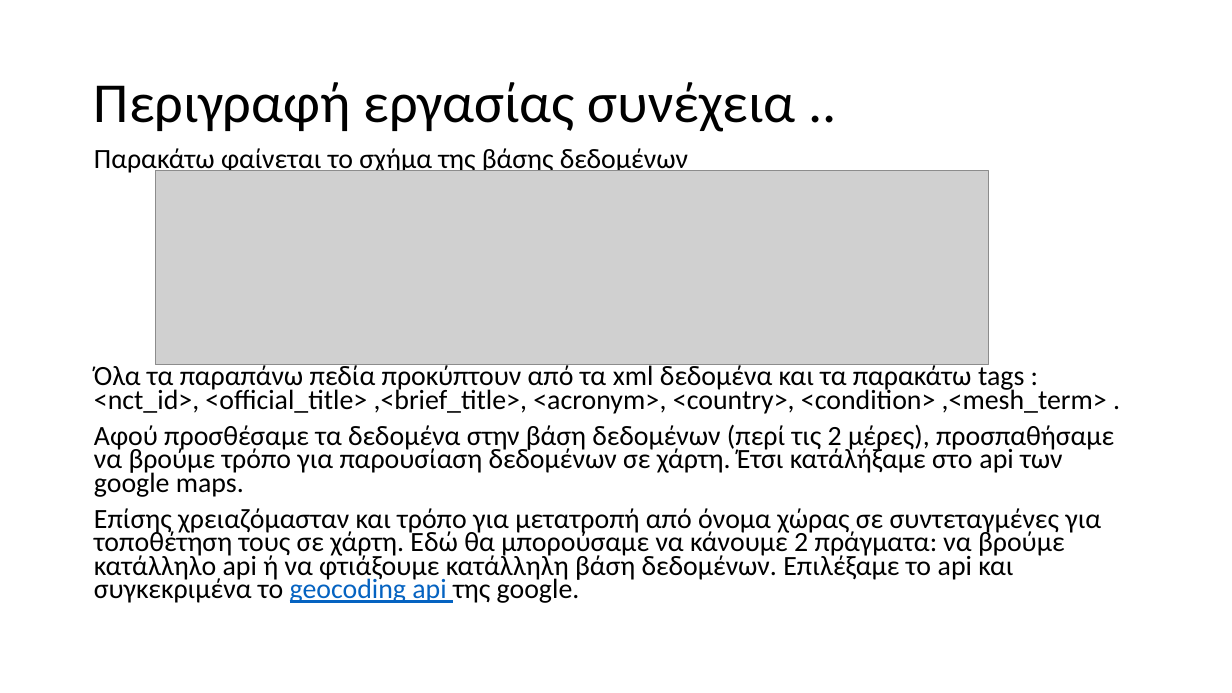
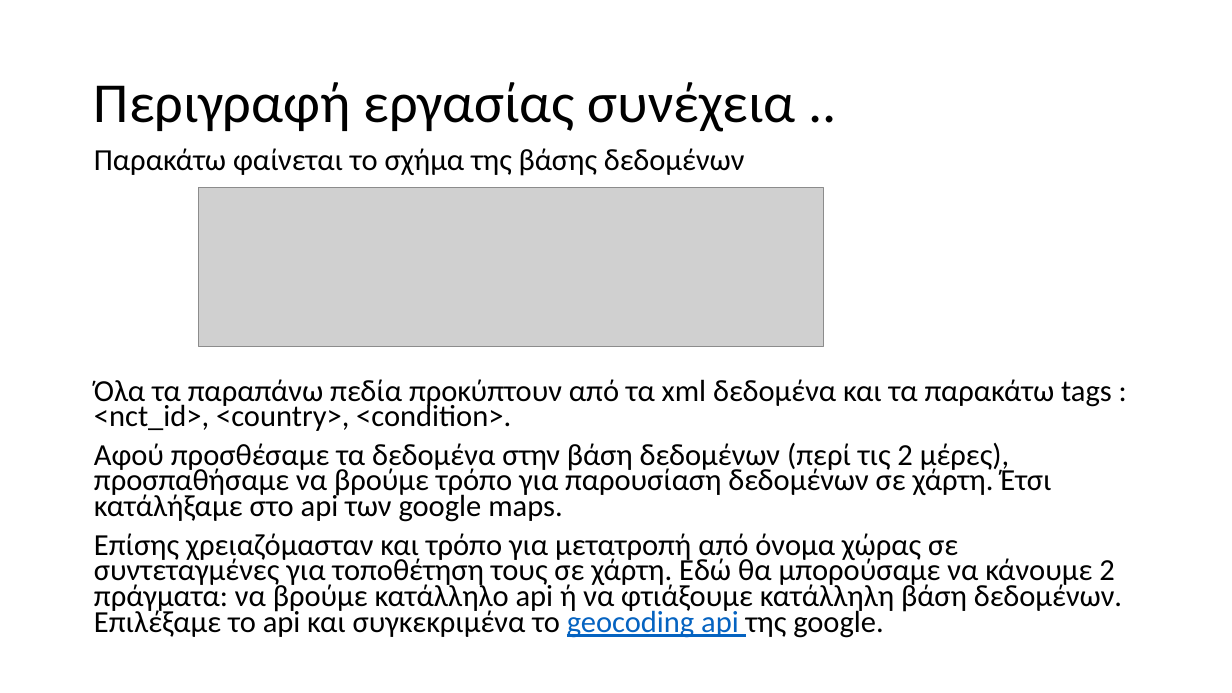
Before and after one commit to el17408/appathon-project, a slide deck: slide 3 of documentation/IaA_Project_Ρούσσης_Δημήτριος_el17408.pptx. Drawn at 1232x693 pixels with LibreOffice and Linux fonts; fonts in the diff are those of the drawing; grey boxes stand for pictures. Boxes give left, top, right and bottom in pixels: in the first picture for what was removed or moved away, otherwise in the second. Text is boxed around its words. In the diff, an @@ line names an element or a change of style, - is before the commit and + after.

```diff
--- a/documentation/IaA_Project_Ρούσσης_Δημήτριος_el17408.pptx
+++ b/documentation/IaA_Project_Ρούσσης_Δημήτριος_el17408.pptx
@@ text at (94,148,1122,638): size 21.7 to 23.8 pt in "Παρακάτω φαίνεται το σχήμα της βάσης δεδομένων", "Αφού προσθέσαμε τα δεδομένα στην βάση δεδομένων ...", "Επίσης χρειαζόμασταν και τρόπο για μετατροπή από ..." @@
@@ picture: place and size @@
-picture at (155,171,989,365)
+picture at (199,188,824,347)
@@ text at (94,379,1112,431): text changed; size 21.7 to 23.8 pt @@
-Όλα τα παραπάνω πεδία προκύπτουν από τα xml δεδομένα και τα παρακάτω tags : <nct_id>, <official_title> ,<brief_title>, <acronym>, <country>, <condition> ,<mesh_term> .
+Όλα τα παραπάνω πεδία προκύπτουν από τα xml δεδομένα και τα παρακάτω tags : <nct_id>, <country>, <condition>.
```
Also in this commit, not shown: 3 other slides changed, 2 other files.
